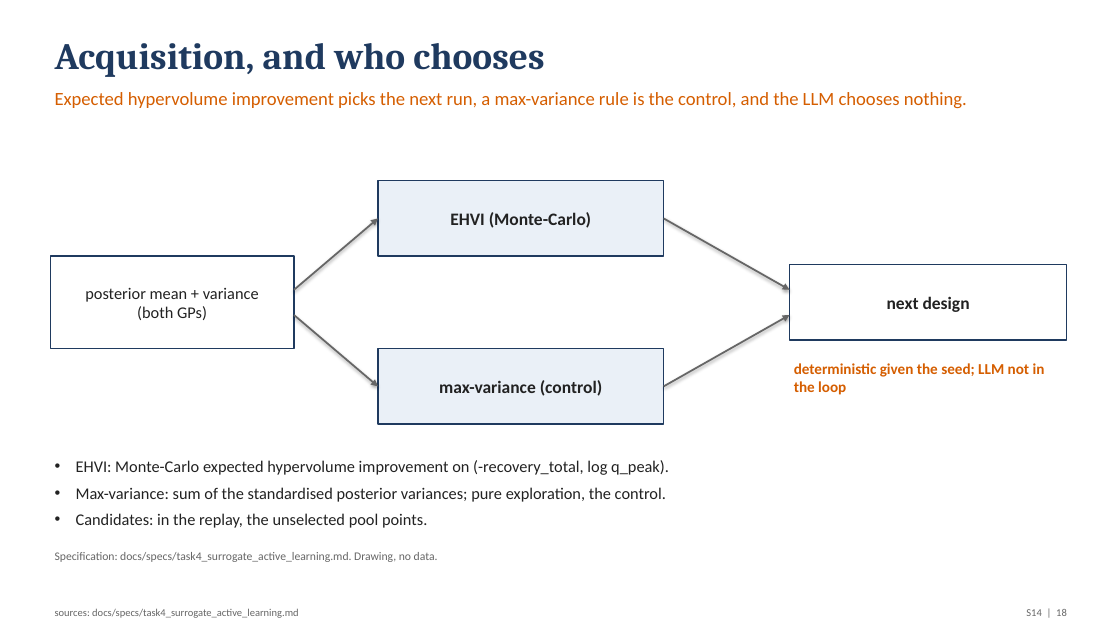
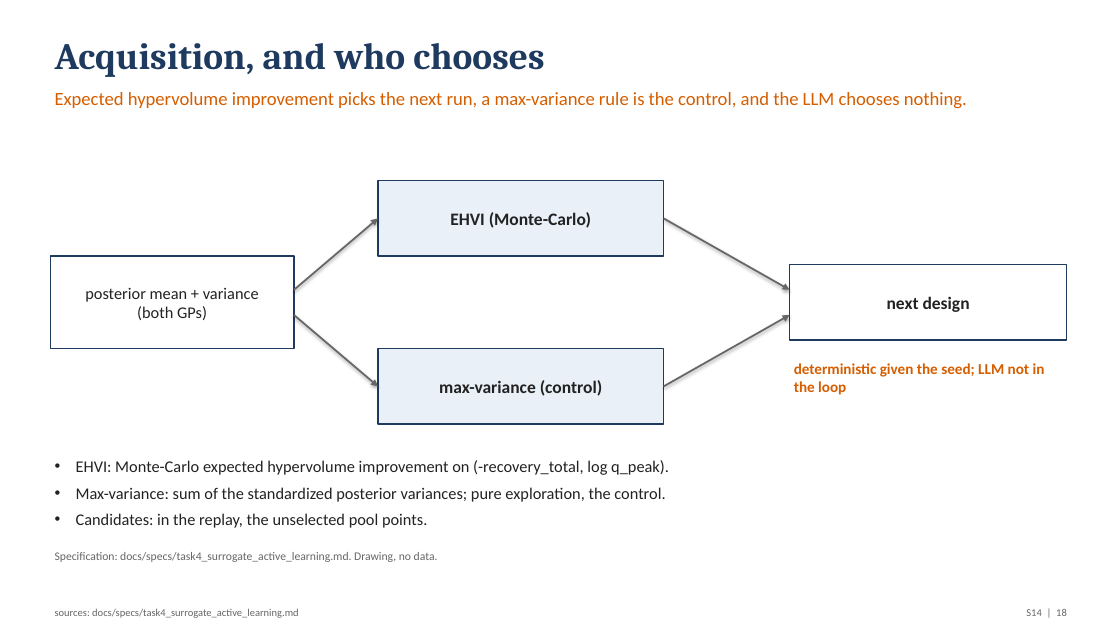
Before and after one commit to emarinhoss/ai-engineering, a slide deck: slide 18 of docs/talk/deck.pptx. Drawn at 1120x630 pixels with LibreOffice and Linux fonts; fonts in the diff are those of the drawing. Boxes give left, top, right and bottom in pixels: in the first picture for what was removed or moved away, otherwise in the second. Text is boxed around its words. In the diff, an @@ line names an element or a change of style, - is before the commit and + after.

```diff
--- a/docs/talk/deck.pptx
+++ b/docs/talk/deck.pptx
@@ text at [76, 487, 665, 502]: text changed @@
-• Max-variance: sum of the standardised posterior variances; pure exploration, the control.
+• Max-variance: sum of the standardized posterior variances; pure exploration, the control.
```
Also in this commit, not shown: 3 other slides changed, 4 other files.
